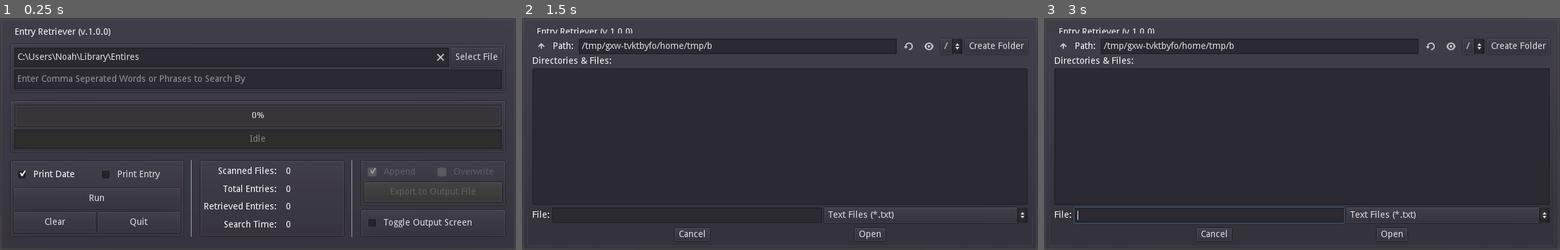
Above: before the commit, frames 1-3 (left to right).
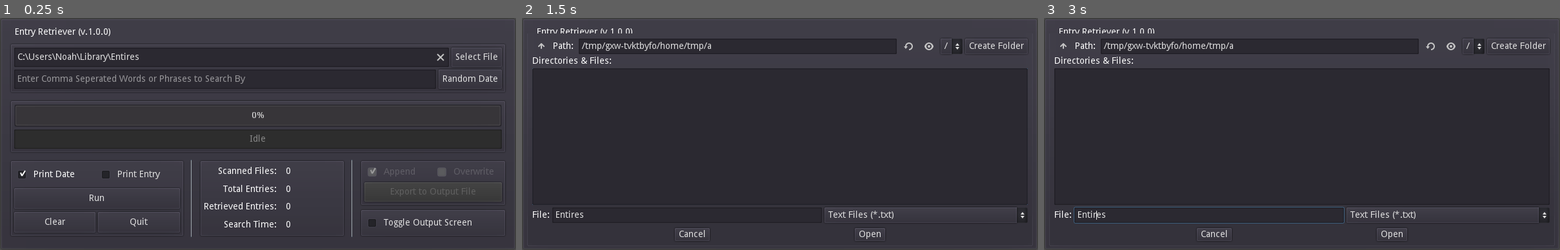
Above: after the commit, the same moments.

Repository: PlainOldNoah/file-retriever
Game: Godot game, scene res://Main.tscn
Same seed, same stepped clock (60 frames per second), same inputs: the game is played once before the commit and once after it.
Inputs (mouse positions are in pixels of both pictures, inside the frame that each line leads up to):
- Up to frame 1 (0.25 s): no input
- Up to frame 2 (1.5 s): click "Select File" at 0.5 s; click (991, 78) at 1.25 s, where only the run after the commit has a clickable "Random Date"
- Up to frame 3 (3 s): click "Run" at 2 s; click "Clear" at 2.75 s

The runs differ from the first frame. In frame 1, 0.3% of the frame differs, in the area x 84-98%, y 22-31%; in frame 2, less than 0.1%; in frame 3, less than 0.1%.

Commit message:
Added random date generator and updated file search bar

Diff:
--- a/EntryRetriever/Main.gd
+++ b/EntryRetriever/Main.gd
@@ -15,10 +15,12 @@
 
 var searchKeyArray : PoolStringArray = []
 
+var rng = RandomNumberGenerator.new()
+
 #---------------------------- NODES
 onready var SelectionInput = $MarginContainer/GUI/PanelContainer/VBoxContainer/HBoxContainer/SelectionInput
 onready var InputFileDialog = $SingleInputFileDialog
-onready var SearchKeyInput = $MarginContainer/GUI/PanelContainer/VBoxContainer/SearchKeyInput
+onready var SearchKeyInput = $MarginContainer/GUI/PanelContainer/VBoxContainer/HBoxContainer2/SearchKeyInput
 
 onready var FileCountOutput = $MarginContainer/GUI/LowerHalf/MiddleSide/Statistics/HBoxContainer/VBoxContainer2/FileCount
 onready var EntryCountOutput = $MarginContainer/GUI/LowerHalf/MiddleSide/Statistics/HBoxContainer/VBoxContainer2/EntryCount
@@ -39,6 +41,7 @@
 func _ready():
 	OS.set_window_position(OS.get_screen_size()*0.5 - OS.get_window_size()*0.5)
 	reset_Statistics()
+	rng.randomize()
 
 func reset_Statistics():
 	FileCountOutput.text = "0"
@@ -47,6 +50,8 @@
 	ElapsedTimeOutput.text = "0"
 	StatusBarOutput.text = "Idle"
 	OutputTextBox.bbcode_text = ""
+	LoadingBar.value = 0
+
 
 #Recursively loops though directories and retrieves files
 func directory_Iterate(path):
@@ -71,6 +76,8 @@
 func read_File(file):
 	FileCountOutput.text = str(int(FileCountOutput.text) + 1)
 
+	#TODO
+#	LoadingBar.value = ((int(FileCountOutput.text) / 55) * 100)
 
 	var f = File.new()
 	f.open(file, File.READ)
@@ -102,11 +109,13 @@
 		line = f.get_line()
 	f.close()
 
+
 func find_Match(line:String) -> bool:
 	for i in searchKeyArray.size():
 		if searchKeyArray[i].to_lower() in line.to_lower():
 			return true
 	return false
+
 
 func print_to_output(line):
 	if printDate and not printEntry:
@@ -120,11 +129,41 @@
 	else:
 		return
 
+
+func generate_rand_date() -> String:
+	var date = OS.get_date()
+	var year = rng.randi_range(2017, date.year)
+	var month = 01
+	var day = 1
+
+	if year != date.year:
+		month = rng.randi_range(1, 12)
+	else:
+		month = rng.randi_range(1, date.month)
+
+	var maxDay = 31
+	if year == date.year and month == date.month:
+		maxDay = date.day
+	elif month == 2:
+		if year % 4 == 0:
+			maxDay = 29
+		else:
+			maxDay = 28
+	elif month == 4 or month == 6 or month == 9 or month == 11:
+		maxDay = 30
+	day = rng.randi_range(1, maxDay)
+
+	year = str(year)
+	year.erase(0, 2)
+
+	var output = str(month) + "/" + str(day) + "/" + year
+	return output
+
 #---------------------------- Buttons
 
 func _on_Run_pressed():
 	reset_Statistics()
-
+	parse_Search_Keys()
 	#TODO: This should be temporary and reworked later
 	#This checks the input field to see if a directory or txt file is input
 	if SelectionInput.text.match("*.txt"):
@@ -134,6 +173,7 @@
 
 	StatusBarOutput.text = "Running"
 	var starTime = OS.get_ticks_msec()
+
 	match inputType:
 		INPUT_TYPES.DIRECTORY:
 			directory_Iterate(SelectionInput.text)
@@ -151,18 +191,21 @@
 
 
 func _on_Search_Keys_text_changed(_new_text):
+	parse_Search_Keys()
+
+func parse_Search_Keys():
 	searchKeyArray = SearchKeyInput.text.split(",", true, 0)
 	for i in searchKeyArray.size():
 		searchKeyArray[i] = searchKeyArray[i].strip_edges()
 
-
 func _on_ExportBtn_pressed():
 	pass # Replace with function body.
 
 
 func _on_FileSelect_pressed():
 	InputFileDialog.popup_centered_ratio(1.0)
-
+	InputFileDialog.current_path = SelectionInput.text
+	InputFileDialog.current_dir = SelectionInput.text
 
 func _on_Append_pressed():
 	if AppendButton.pressed == true:
@@ -201,3 +244,7 @@
 	printEntry = button_pressed
 	if printEntry == true:
 		printDateButton.pressed = true
+
+
+func _on_RandomDate_pressed():
+	SearchKeyInput.text = generate_rand_date()
--- a/EntryRetriever/Main.tscn
+++ b/EntryRetriever/Main.tscn
@@ -78,16 +78,26 @@
 size_flags_vertical = 3
 text = "Select File"
 
-[node name="SearchKeyInput" type="LineEdit" parent="MarginContainer/GUI/PanelContainer/VBoxContainer"]
+[node name="HBoxContainer2" type="HBoxContainer" parent="MarginContainer/GUI/PanelContainer/VBoxContainer"]
 margin_top = 34.0
 margin_right = 756.0
 margin_bottom = 64.0
+
+[node name="SearchKeyInput" type="LineEdit" parent="MarginContainer/GUI/PanelContainer/VBoxContainer/HBoxContainer2"]
+margin_right = 654.0
+margin_bottom = 30.0
 rect_min_size = Vector2( 0, 30 )
 size_flags_horizontal = 3
 clear_button_enabled = true
 placeholder_text = "Enter Comma Seperated Words or Phrases to Search By"
 caret_blink = true
 caret_blink_speed = 0.5
+
+[node name="RandomDate" type="Button" parent="MarginContainer/GUI/PanelContainer/VBoxContainer/HBoxContainer2"]
+margin_left = 658.0
+margin_right = 756.0
+margin_bottom = 30.0
+text = "Random Date"
 
 [node name="Progress" type="PanelContainer" parent="MarginContainer/GUI"]
 margin_top = 112.0
@@ -424,7 +434,8 @@
 current_dir = "/Main_Hub/Game Dev/Projects/GitEntryRetriever/EntryRetriever"
 current_path = "/Main_Hub/Game Dev/Projects/GitEntryRetriever/EntryRetriever/"
 [connection signal="pressed" from="MarginContainer/GUI/PanelContainer/VBoxContainer/HBoxContainer/FileSelect" to="." method="_on_FileSelect_pressed"]
-[connection signal="text_changed" from="MarginContainer/GUI/PanelContainer/VBoxContainer/SearchKeyInput" to="." method="_on_Search_Keys_text_changed"]
+[connection signal="text_changed" from="MarginContainer/GUI/PanelContainer/VBoxContainer/HBoxContainer2/SearchKeyInput" to="." method="_on_Search_Keys_text_changed"]
+[connection signal="pressed" from="MarginContainer/GUI/PanelContainer/VBoxContainer/HBoxContainer2/RandomDate" to="." method="_on_RandomDate_pressed"]
 [connection signal="toggled" from="MarginContainer/GUI/LowerHalf/LeftSide/OperationButtons/VBoxContainer/HBoxContainer2/PrintDate" to="." method="_on_PrintDate_toggled"]
 [connection signal="toggled" from="MarginContainer/GUI/LowerHalf/LeftSide/OperationButtons/VBoxContainer/HBoxContainer2/PrintEntry" to="." method="_on_PrintEntry_toggled"]
 [connection signal="pressed" from="MarginContainer/GUI/LowerHalf/LeftSide/OperationButtons/VBoxContainer/Run" to="." method="_on_Run_pressed"]
